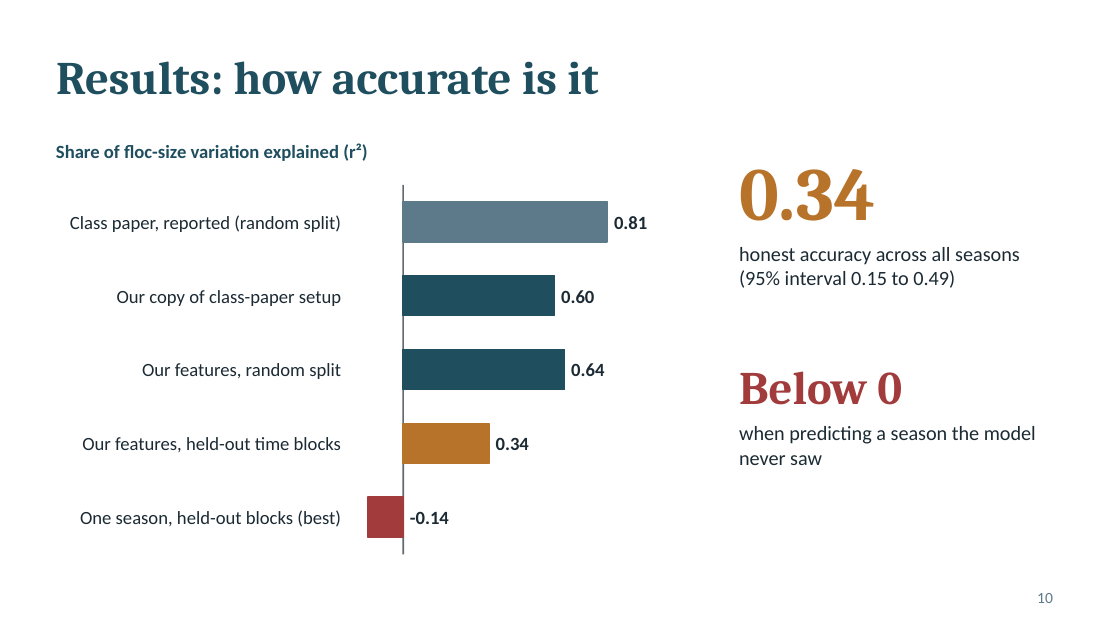
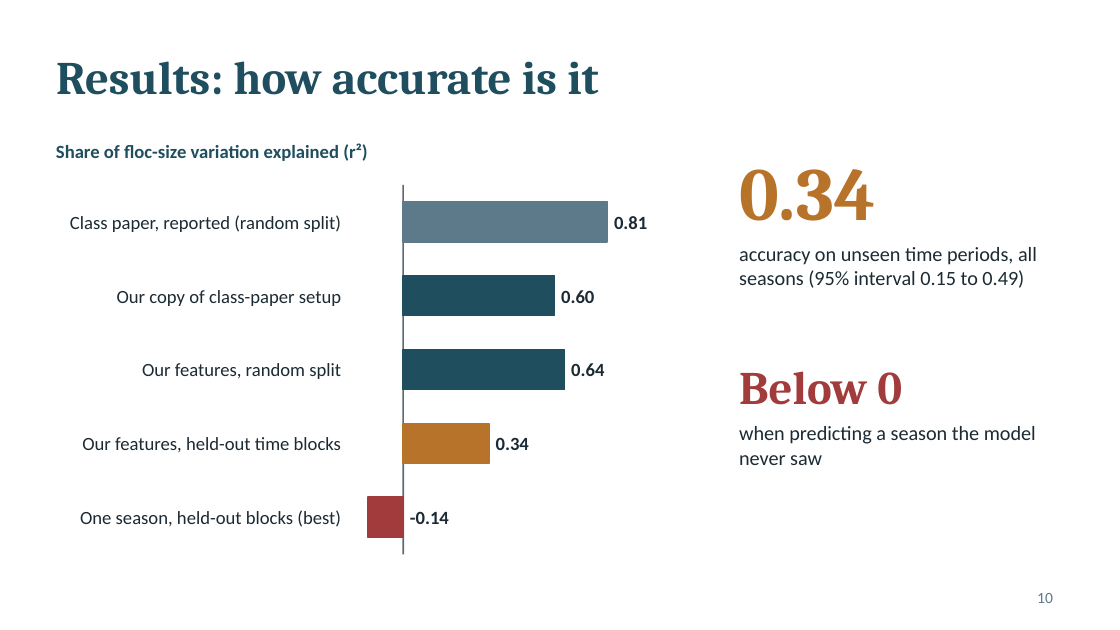
Before and after one commit to armaanyt07-jpg/floc_study, a slide deck: slide 10 of deliverables/Floc_Size_Prediction_Slides.pptx. Drawn at 1120x630 pixels with LibreOffice and Linux fonts; fonts in the diff are those of the drawing. Boxes give left, top, right and bottom in pixels: in the first picture for what was removed or moved away, otherwise in the second. Text is boxed around its words. In the diff, an @@ line names an element or a change of style, - is before the commit and + after.

```diff
--- a/deliverables/Floc_Size_Prediction_Slides.pptx
+++ b/deliverables/Floc_Size_Prediction_Slides.pptx
@@ text at (x1=739, y1=247, x2=1037, y2=288): text changed @@
-honest accuracy across all seasons (95% interval 0.15 to 0.49)
+accuracy on unseen time periods, all seasons (95% interval 0.15 to 0.49)
```
Also in this commit, not shown: 7 other slides changed, 16 other files.
